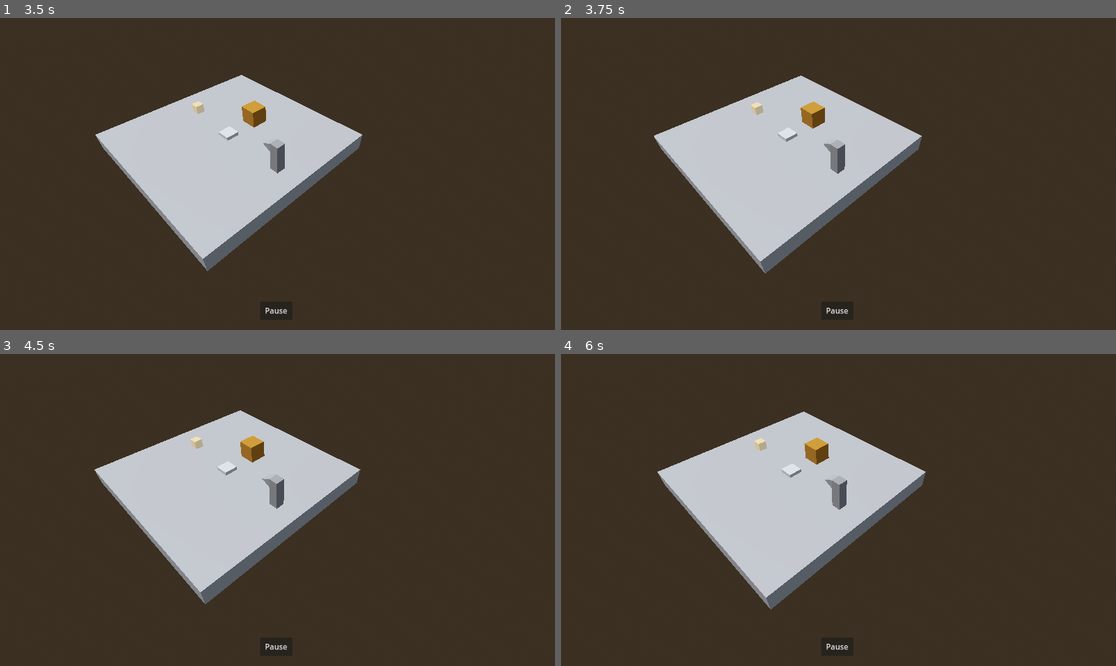
Above: before the commit, frames 1-4 (two rows, left to right).
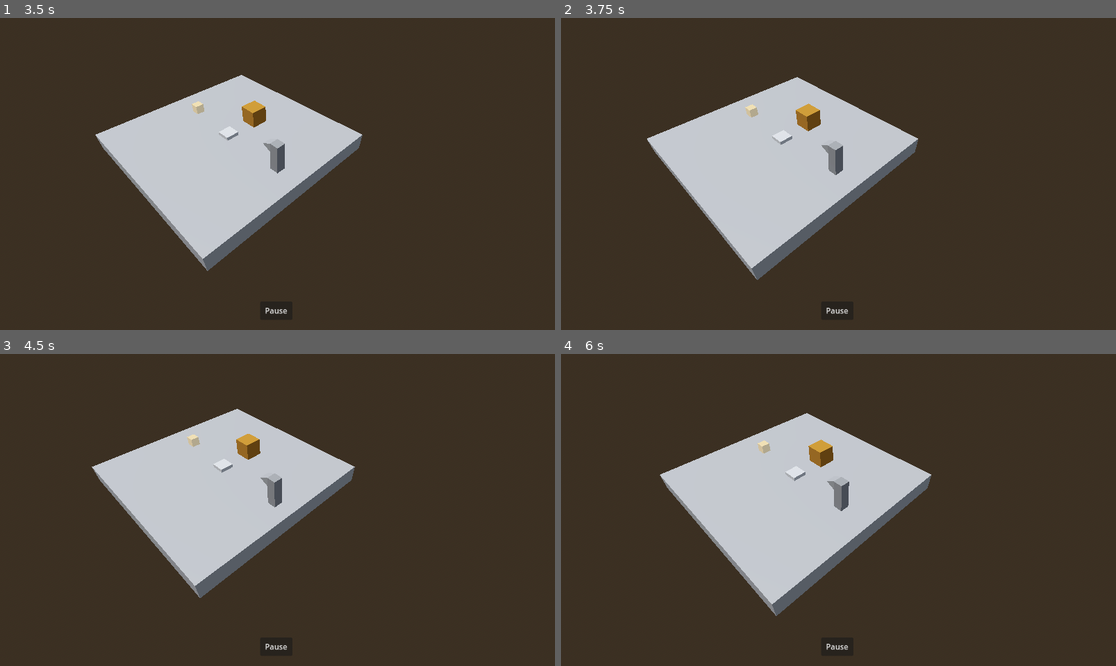
Above: after the commit, the same moments.

Repository: Jnight1104/Iso-Journey
Game: Godot game, scene res://Scenes/Main_menu.tscn
Same seed, same stepped clock (60 frames per second), same inputs: the game is played once before the commit and once after it. The project has no main scene, so this scene is started directly.
Inputs:
- Up to frame 1 (3.5 s): click "Play" at 0.5 s; click "level 1" at 1.25 s; click "Pause" at 2 s; click "Resume" at 2.75 s
- Up to frame 2 (3.75 s): tap Enter at 3.5 s; hold Right (ui_right) from 3.53 s (still down); tap - (ui_minus) at 3.6 s
- Up to frame 3 (4.5 s): release Right (ui_right) at 4.28 s; hold Down (ui_down) from 4.28 s (still down); tap - (ui_minus) at 4.35 s
- Up to frame 4 (6 s): release Down (ui_down) at 5.03 s; hold Right (ui_right) 5.03-5.78 s; tap - (ui_minus) at 5.1, 5.85 s; hold Up (ui_up) from 5.78 s (still down)

Frame 1 is identical in both runs. In frame 2, 2.0% of the frame differs, in the area x 15-66%, y 18-84%; in frame 3, 2.3%; in frame 4, 2.5%, in the area x 17-67%, y 18-84%.

Commit message:
further implementing undo system

Diff:
--- a/Scripts/player.gd
+++ b/Scripts/player.gd
@@ -11,7 +11,7 @@
 const MAX_ACTION_QUEUE : int = 2
 const OBSTACLE_BUFFER_SCALE : float = 0.3
 const UNDO_OFFSET : int = 1
-const UNDO : String = "undo"
+const UNDO : Vector3 = Vector3(-100, 0, 0)
 var target_location : Vector3 = SPAWN
 var moving : bool = false
 var action_queue : Array = []
@@ -36,7 +36,9 @@
 func _process(delta):
 	global.player_pos = position
 	if not game_finished and not global.paused:
-		if Input.is_action_just_pressed("ui_up"):
+		if Input.is_action_just_pressed("ui_minus"):
+			_move_input(UNDO)
+		elif Input.is_action_just_pressed("ui_up"):
 			_move_input(UP)
 		elif Input.is_action_just_pressed("ui_down"):
 			_move_input(DOWN)
@@ -44,11 +46,7 @@
 			_move_input(LEFT)
 		elif Input.is_action_just_pressed("ui_right"):
 			_move_input(RIGHT)
-	if Input.is_action_just_pressed("ui_minus"):
-		if undos < len(action_history) - UNDO_OFFSET:
-			action_queue = []
-			undos += UNDO_OFFSET
-			target_location = action_history[len(action_history) - (undos + UNDO_OFFSET)]
+	# Clears pending actions when game is paused
 	if Input.is_action_just_pressed("ui_escape"):
 		action_queue = []
 	# Moves the player toward the target location smoothly
@@ -66,33 +64,41 @@
 
 
 func _move(direction):
-	action_history = action_history.slice(0, )
-	if direction == UP:
-		detection_ray = $Forward
-	elif direction == RIGHT:
-		detection_ray = $Right
-	elif direction == DOWN:
-		detection_ray = $Back
-	elif direction == LEFT:
-		detection_ray = $Left
-	if detection_ray.is_colliding():
-		if detection_ray.get_collider().is_in_group("Box"):
-			#push.connect(detection_ray.get_collider()._pushed)
-			push.emit(direction, detection_ray.get_collider())
-			action_history.append(target_location)
+	if direction == UNDO:
+		if undos < len(action_history) - UNDO_OFFSET:
+			undos += UNDO_OFFSET
+			target_location = action_history[len(action_history) - (undos + UNDO_OFFSET)]
 			$Move_delay_timer.start(MOVE_DELAY)
-			position += direction * OBSTACLE_BUFFER_SCALE
-		elif detection_ray.get_collider().is_in_group("Boundaries"):
-			$Move_delay_timer.start(MOVE_DELAY)
-			position += direction * OBSTACLE_BUFFER_SCALE
+	else:
+		if undos > 0:
+			action_history = action_history.slice(0, len(action_history) - undos)
+			undos = 0
+		if direction == UP:
+			detection_ray = $Forward
+		elif direction == RIGHT:
+			detection_ray = $Right
+		elif direction == DOWN:
+			detection_ray = $Back
+		elif direction == LEFT:
+			detection_ray = $Left
+		if detection_ray.is_colliding():
+			if detection_ray.get_collider().is_in_group("Box"):
+				#push.connect(detection_ray.get_collider()._pushed)
+				push.emit(direction, detection_ray.get_collider())
+				action_history.append(target_location)
+				$Move_delay_timer.start(MOVE_DELAY)
+				position += direction * OBSTACLE_BUFFER_SCALE
+			elif detection_ray.get_collider().is_in_group("Boundaries"):
+				$Move_delay_timer.start(MOVE_DELAY)
+				position += direction * OBSTACLE_BUFFER_SCALE
+			else:
+				target_location += direction
+				action_history.append(target_location)
+				$Move_delay_timer.start(MOVE_DELAY)
 		else:
 			target_location += direction
 			action_history.append(target_location)
 			$Move_delay_timer.start(MOVE_DELAY)
-	else:
-		target_location += direction
-		action_history.append(target_location)
-		$Move_delay_timer.start(MOVE_DELAY)
 
 
 # Allows player to move again after the delay is done
